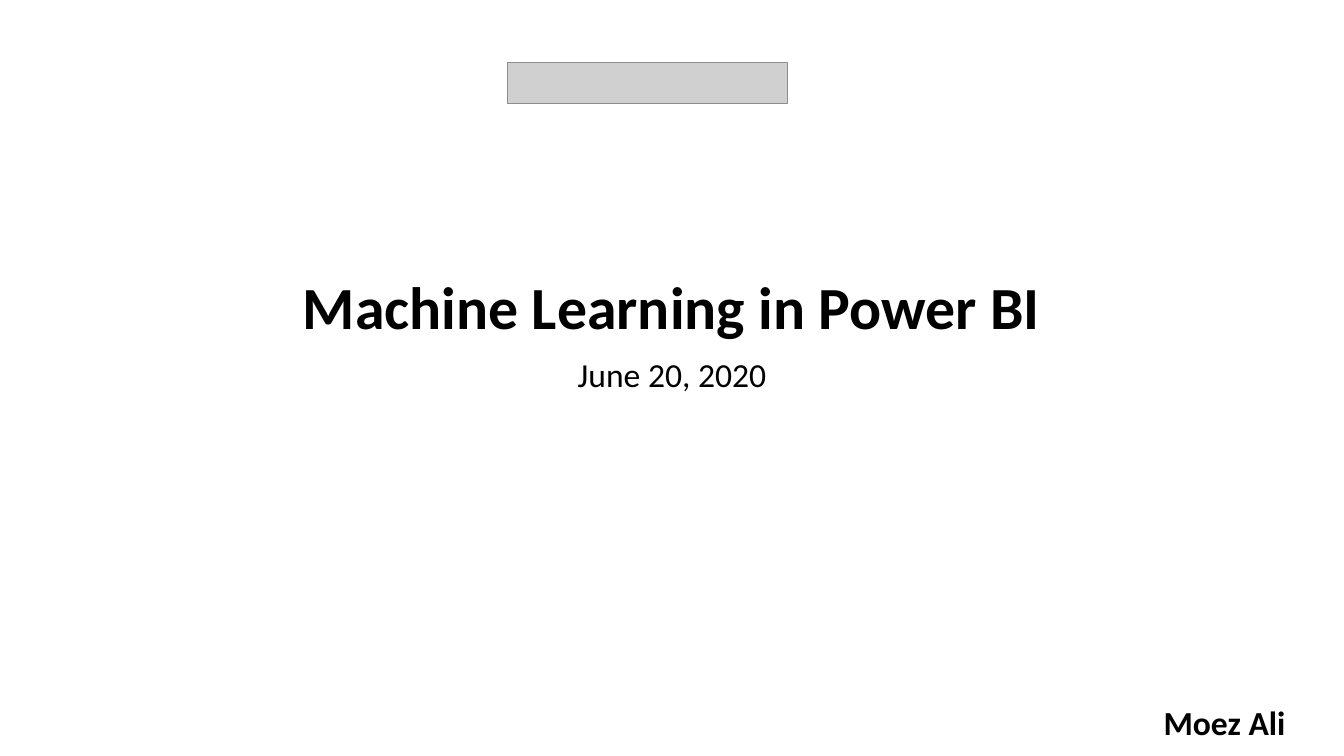
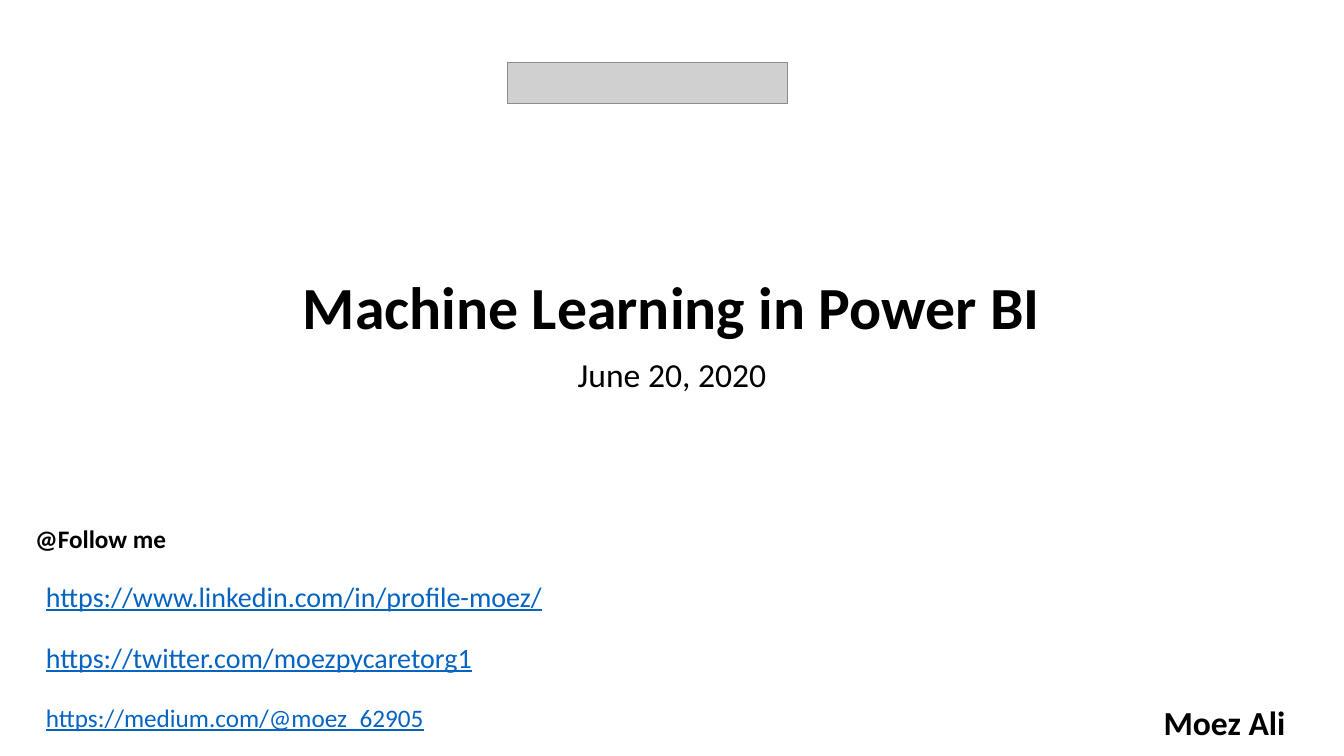
Before and after one commit to pycaret/pycaret-demo-ppfest, a slide deck: slide 1 of Machine Learning in Power BI - June 20.pptx. Drawn at 1344x756 pixels with LibreOffice and Linux fonts; fonts in the diff are those of the drawing; grey boxes stand for pictures. Boxes give left, top, right and bottom in pixels: in the first picture for what was removed or moved away, otherwise in the second. Text is boxed around its words. In the diff, an @@ line names an element or a change of style, - is before the commit and + after.

```diff
--- a/Machine Learning in Power BI - June 20.pptx
+++ b/Machine Learning in Power BI - June 20.pptx
@@ text added at (x1=35, y1=530, x2=166, y2=551), 18 pt, text #000000, bold @@
+@Follow me
@@ text added at (x1=46, y1=587, x2=542, y2=612), 20 pt, text #0563C1, underline @@
+https://www.linkedin.com/in/profile-moez/
@@ text added at (x1=46, y1=648, x2=472, y2=673), 20 pt, text #0563C1, underline @@
+https://twitter.com/moezpycaretorg1
@@ text added at (x1=46, y1=709, x2=423, y2=731), 18 pt, text #0563C1, underline @@
+https://medium.com/@moez_62905
```
Also in this commit, not shown: 1 other slide changed.
